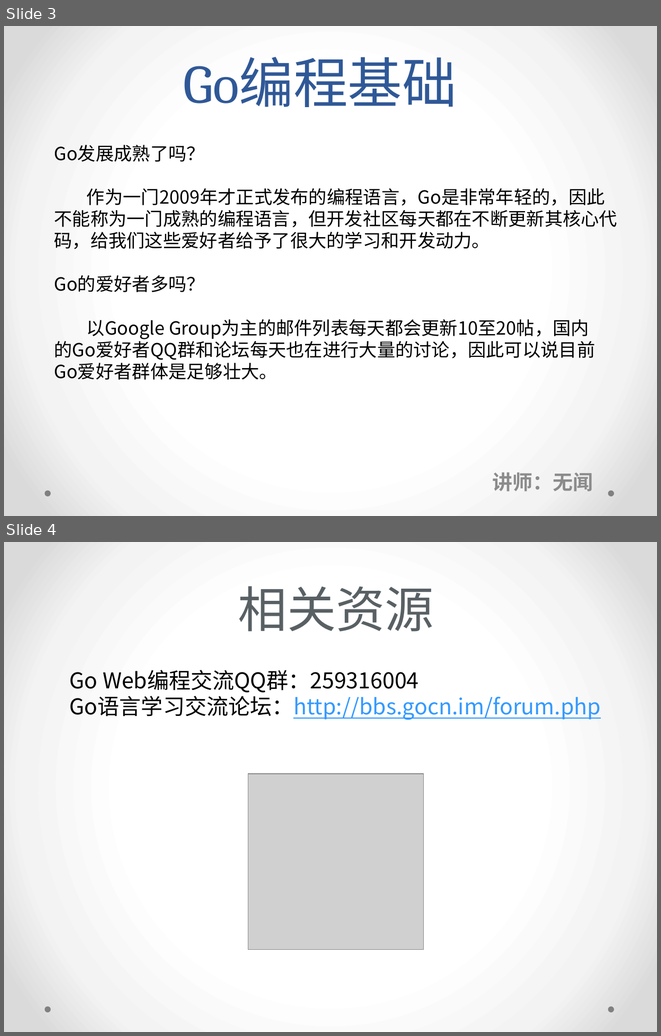
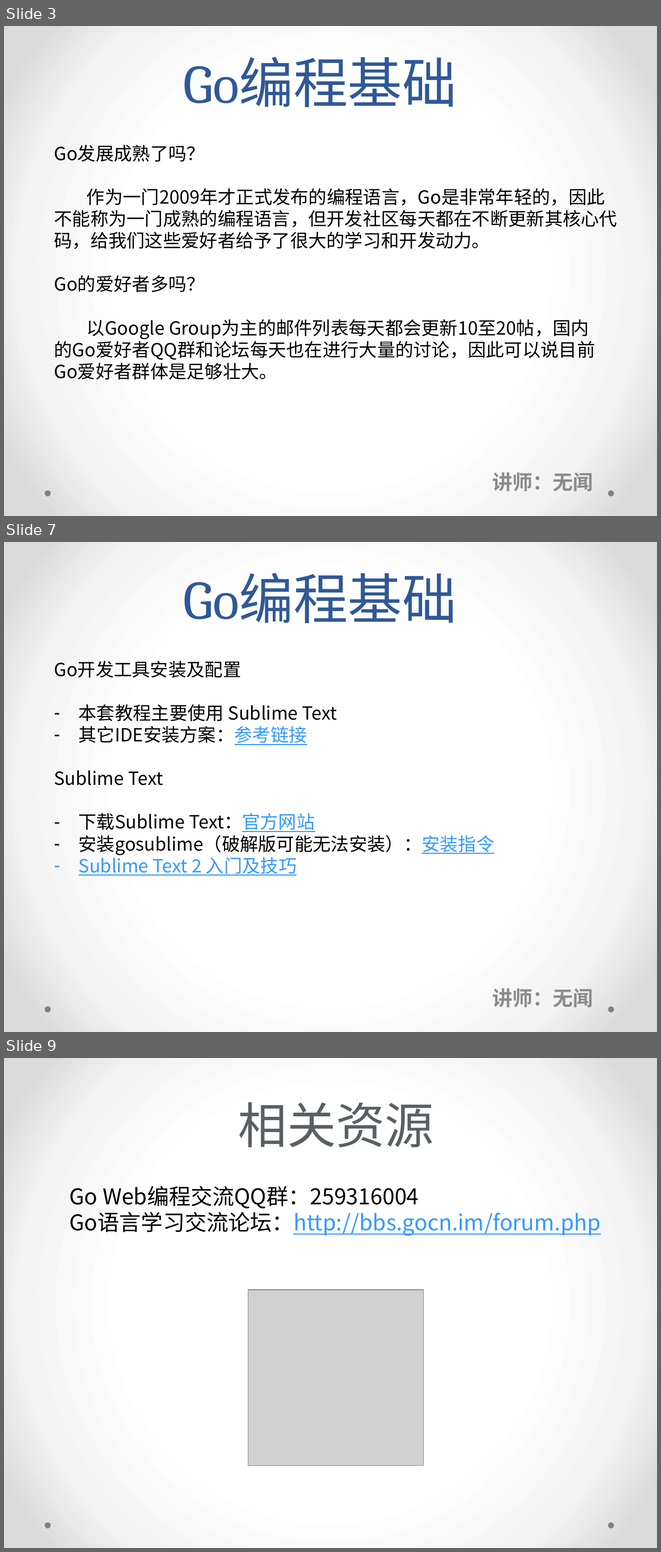
Before and after one commit to sanxingdong/go-fundamental-programminge, a slide deck: Go编程基础-课堂讲义.pptx. Shown one above the other, each under a label of ours: slides 3 and 4 before the commit, slides 3, 7 and 9 after it; the slides between them are not shown. The pictures are 661x1036 and 661x1552 pixels, drawn with LibreOffice and Linux fonts; fonts in the diff are those of the drawing; grey boxes stand for pictures. Boxes give left, top, right and bottom in pixels: in the first picture for what was removed or moved away, otherwise in the second. Text is boxed around its words. In the diff, an @@ line names an element or a change of style, - is before the commit and + after.

```diff
--- a/Go编程基础-课堂讲义.pptx
+++ b/Go编程基础-课堂讲义.pptx
@@ slide 7 added at (x1=4, y1=542, x2=657, y2=1032), background gradient #FFFFFF to #F4F4F4 to #DADADA; not listed: 2 template elements that a slide beside it also shows @@
@@ title added at (x1=184, y1=573, x2=457, y2=623), 60 pt, text #2F5897 @@
+Go编程基础
@@ text added at (x1=54, y1=661, x2=495, y2=875), 20 pt, text #000000 @@
+Go开发工具安装及配置
+– 本套教程主要使用 Sublime Text
+– 其它IDE安装方案：参考链接
+Sublime Text
+– 下载Sublime Text：官方网站
+– 安装gosublime（破解版可能无法安装）：安装指令
+– Sublime Text 2 入门及技巧
@@ subtitle added at (x1=493, y1=988, x2=593, y2=1007), 22.2 pt, text #8C8C8C, bold @@
+讲师：无闻
@@ what was slide 4 is now slide 9 @@
```
Also in this commit, not shown: 1 slide changed, 4 other slides added, 3 other files.
